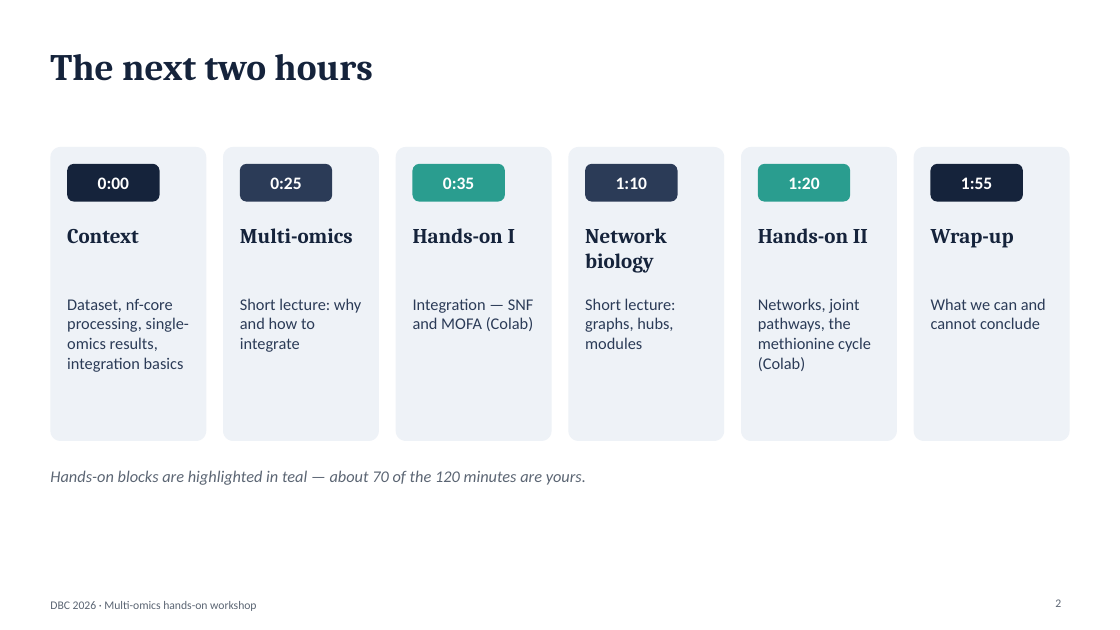
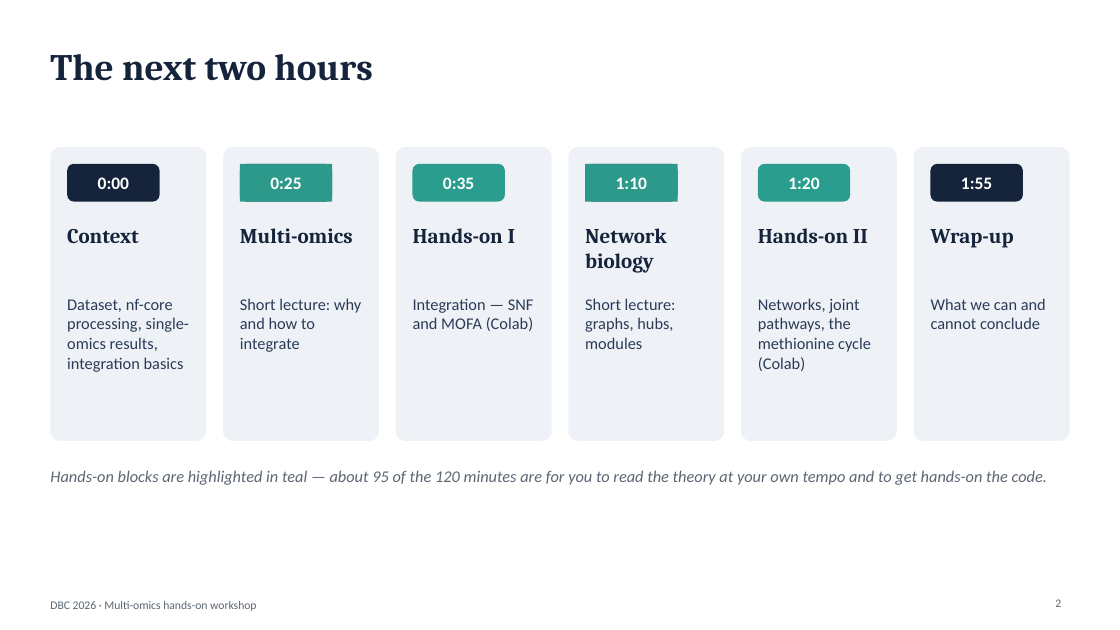
Before and after one commit to biosustain/dsp_multiomics_workshop, a slide deck: slide 2 of slides/01_workshop_introduction.pptx. Drawn at 1120x630 pixels with LibreOffice and Linux fonts; fonts in the diff are those of the drawing. Boxes give left, top, right and bottom in pixels: in the first picture for what was removed or moved away, otherwise in the second. Text is boxed around its words. In the diff, an @@ line names an element or a change of style, - is before the commit and + after.

```diff
--- a/slides/01_workshop_introduction.pptx
+++ b/slides/01_workshop_introduction.pptx
@@ rectangle "0:25": place and size @@
-rectangle "0:25" at (270,177,301,189)
+rectangle "0:25" at (240,164,333,202)
@@ rectangle "0:25" at (240,164,333,202): fill none to #2D998B @@
@@ rectangle "1:10": place and size @@
-rectangle "1:10" at (616,177,647,189)
+rectangle "1:10" at (586,164,678,202)
@@ rectangle "1:10" at (586,164,678,202): fill none to #2D998B @@
@@ text at (50,470,1047,485): text changed @@
-Hands-on blocks are highlighted in teal — about 70 of the 120 minutes are yours.
+Hands-on blocks are highlighted in teal — about 95 of the 120 minutes are for you to read the theory at your own tempo and to get hands-on the code.
```
Also in this commit, not shown: 11 other slides changed, 2 slides added, 2 slides removed.
